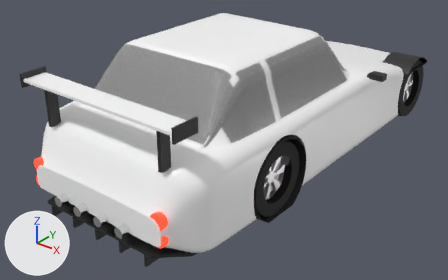
Renders of the glTF model public/models/cars/shinsei_gtr.glb from each side of a commit.
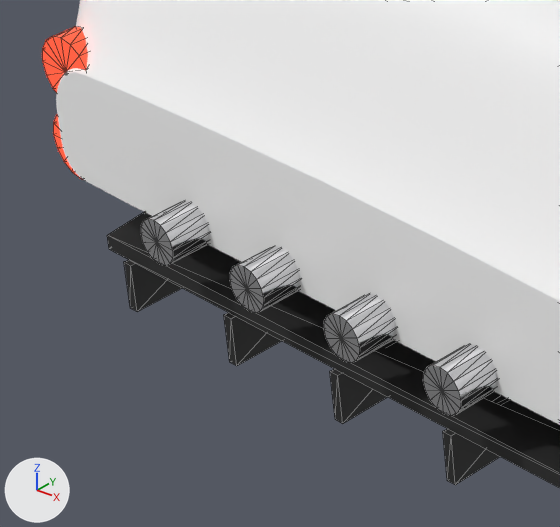
The first picture shows the older version from a camera (50 mm lens) standing at (3.49, -5.33, 3.0) and looking at (-0.17, -0.77, 0.17). The close-ups show the older and then the newer version on the part from 6% to 32% of the width and 54% to 94% of the height of that picture. Only the edits that show in the close-ups are written down. Lighting does not change. The marker at lower left points along +X, +Y and +Z. The close-ups show mesh edges as thin lines. Where no turn or scale is listed for an object, it has been applied to the vertices. Vertices at exactly the same position are counted once.

Objects in the first close-up: 'Body', 'Chrome', 'Taillights', 'Trim'.
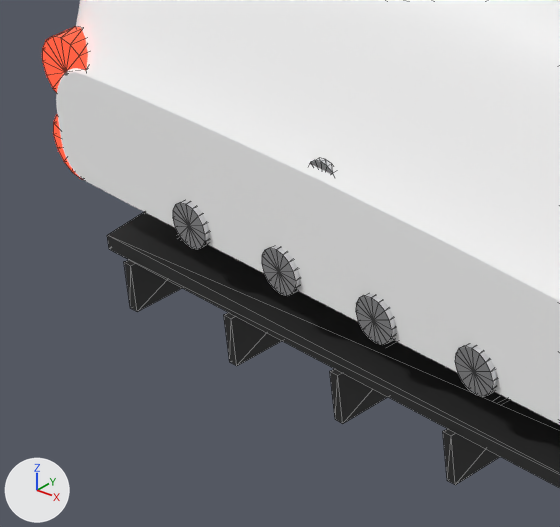
Diff of the bpy script that builds the scene:
```diff
--- a/public/models/cars/shinsei_gtr.glb.py
+++ b/public/models/cars/shinsei_gtr.glb.py
@@ me_exhaust_0 @@
 # used by ob_chrome; location = (-0.366, -2.681, 0.28)
-me_exhaust_0.from_pydata(...)  # 204 vertices, 384 faces; spans x -0.05..0.78, y -0.05..4.72, z -0.05..0.2
+me_exhaust_0.from_pydata(...)  # 204 vertices, 384 faces; spans x -0.05..0.78, y -0.05..4.64, z -0.05..0.25
+# me_exhaust_0 part 1: the loose piece of 34 vertices spanning x 0.32..0.42, y 0.03..0.04, z 0.09..0.19 is scaled about its middle by (0.8, 1, 0.8), then moved by (0.0, -0.07, 0.08)
+# other edits to the shape of me_exhaust_0 do not show in these pictures
 me_exhaust_0.materials.append(mat_chrome)
@@ ob_chrome @@
 ob_chrome = bpy.data.objects.new('Chrome', me_exhaust_0)
-ob_chrome.location = (-0.366, -2.681, 0.28)
+ob_chrome.location = (-0.366, -2.611, 0.28)
```

What differs and where, as boxes [x1, y1, x2, y2] in the close-ups (560 x 527 px; the box of a moved part takes in the faces that stretch with it):
'Chrome', reshaped, moved: before [141, 200, 497, 416]; after [173, 158, 497, 396]
part 1 of me_exhaust_0, moved or reshaped (not visible before): after [310, 158, 334, 175]
